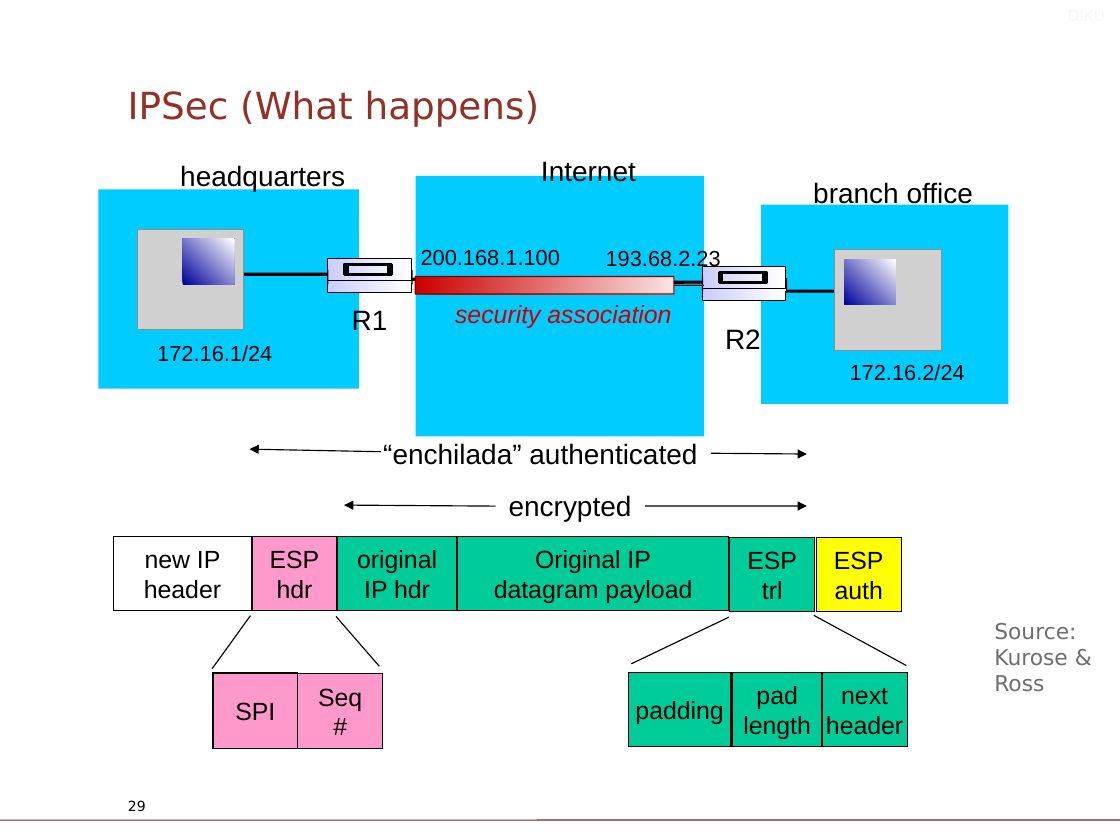
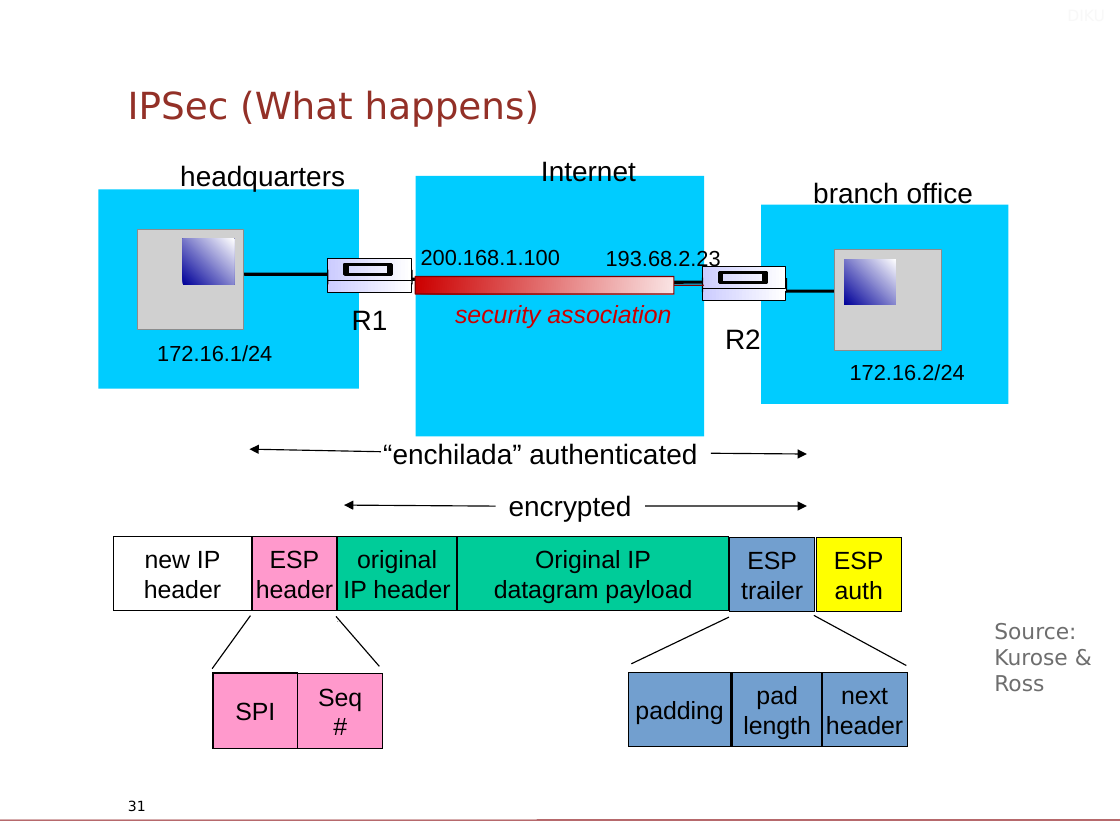
Before and after one commit to diku-compSys/compSys-e2021-pub, a slide deck: slide 31 of lectures/211124_security/slides.odp (slide 29 before the commit). Drawn at 1120x840 pixels with LibreOffice and Linux fonts; fonts in the diff are those of the drawing; grey boxes stand for pictures; background and template pictures are left out. Boxes give left, top, right and bottom in pixels: in the first picture for what was removed or moved away, otherwise in the second. Text is boxed around its words. In the diff, an @@ line names an element or a change of style, - is before the commit and + after.

```diff
--- a/lectures/211124_security/slides.odp
+++ b/lectures/211124_security/slides.odp
@@ fill #00CC99 to #729FCF in 4 elements at <box>628,673,730,747</box>, <box>732,673,823,747</box>, <box>822,673,907,747</box>, <box>730,538,815,612</box> @@
@@ text in rectangle at <box>343,550,450,599</box>: text changed @@
-original
-IP hdr
+original
+IP header
@@ text in rectangle at <box>256,580,333,599</box>: text changed @@
-hdr
+header
@@ text in rectangle at <box>741,581,803,600</box>: text changed @@
-trl
+trailer
@@ page number at <box>128,800,146,812</box>: text changed @@
-29
+31
```
Also in this commit, not shown: 13 other slides changed, 3 slides added, 8 slides removed, 1 other file.
